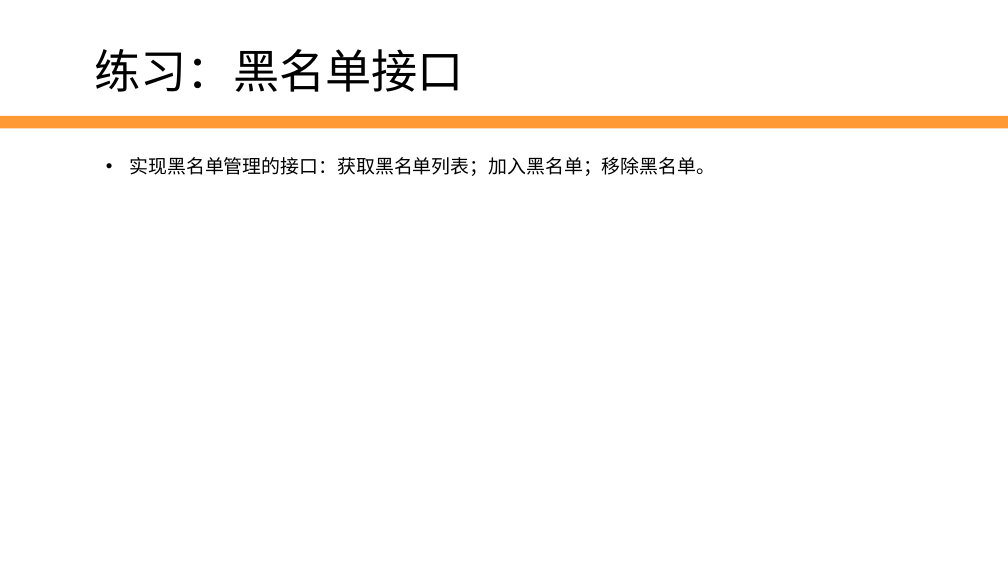
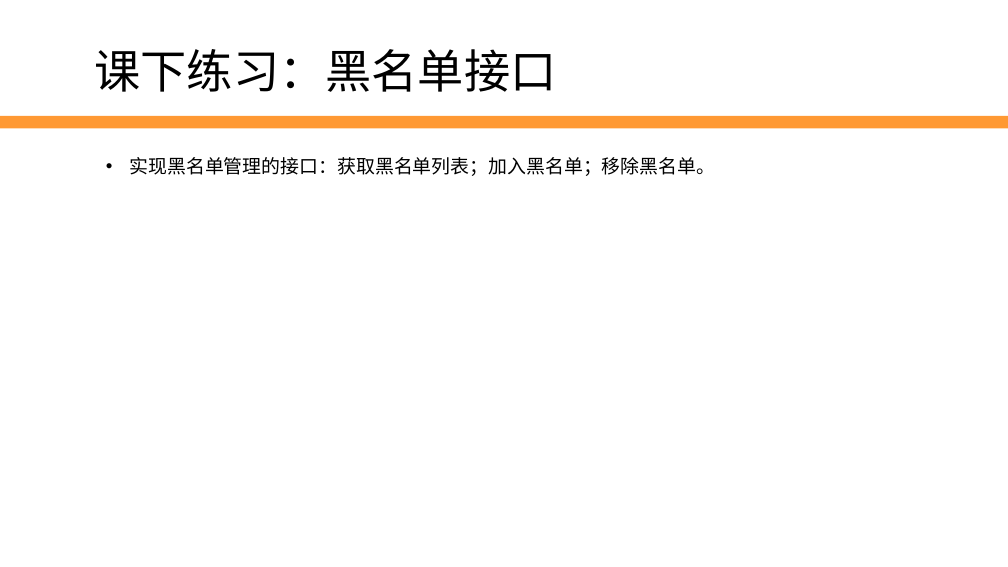
Before and after one commit to edu2act/2017-2018_1st_Wechat_Web_Programming, a slide deck: slide 13 of 课程ppt/第8讲 用户管理.pptx. Drawn at 1008x567 pixels with LibreOffice and Linux fonts; fonts in the diff are those of the drawing; background and template pictures are left out. Boxes give left, top, right and bottom in pixels: in the first picture for what was removed or moved away, otherwise in the second. Text is boxed around its words. In the diff, an @@ line names an element or a change of style, - is before the commit and + after.

```diff
--- a/课程ppt/第8讲 用户管理.pptx
+++ b/课程ppt/第8讲 用户管理.pptx
@@ text at bbox=[95, 49, 557, 92]: text changed @@
-练习：黑名单接口
+课下练习：黑名单接口
```
Also in this commit, not shown: 4 other files.
